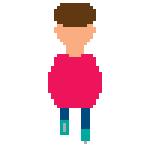
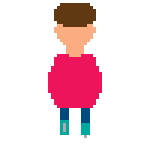
Layers edited between the first and the second (150, 150) image:
renamed "Layer 5" to "Layer 2", painted on it over (x1=81, y1=123, x2=90, y2=144)
